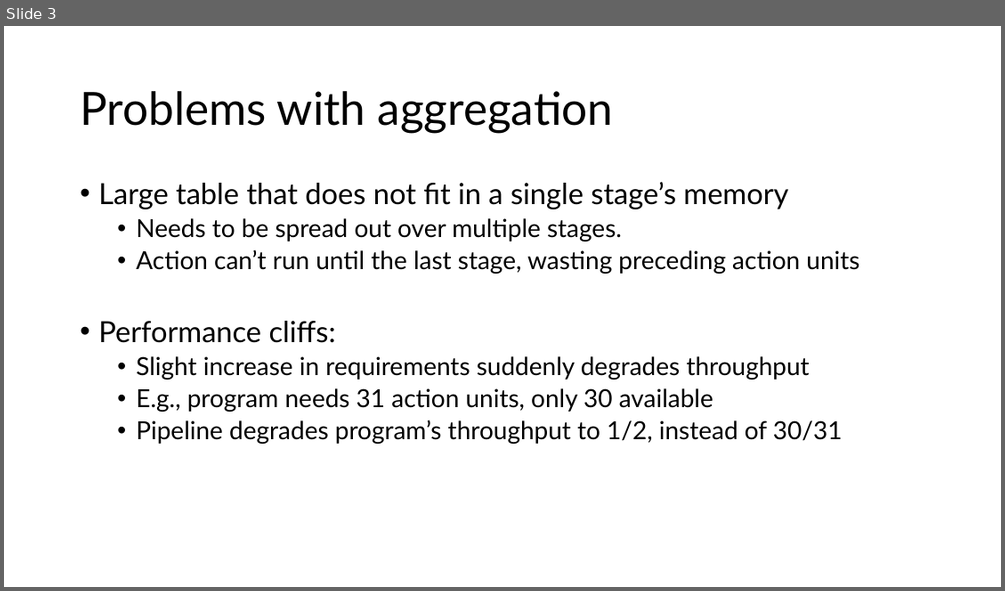
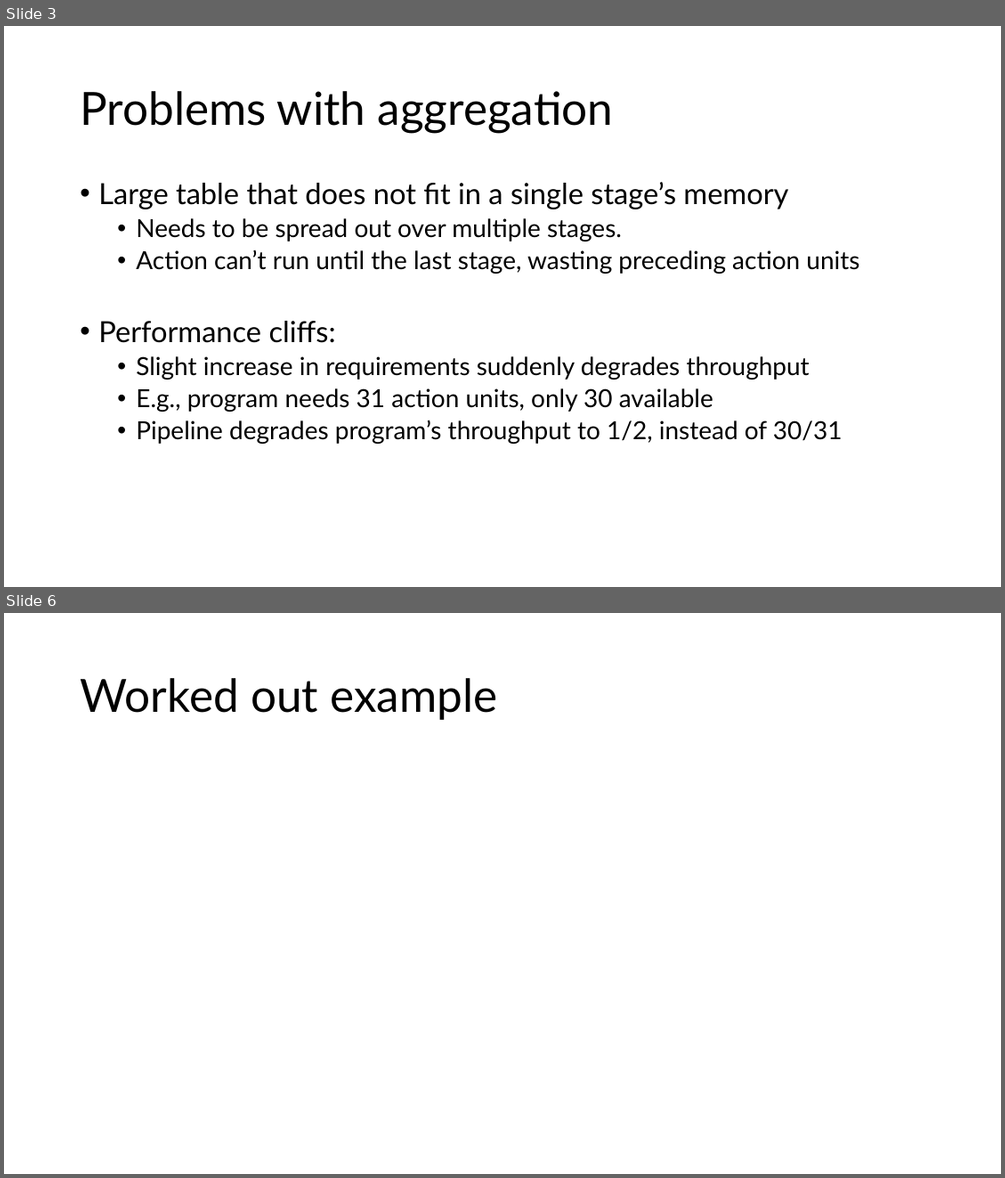
Before and after one commit to anirudhSK/drmt_talk, a slide deck: drmt.pptx. Shown one above the other, each under a label of ours: slide 3 before the commit, slides 3 and 6 after it; the slides between them are not shown. The pictures are 1005x591 and 1005x1178 pixels, drawn with LibreOffice and Linux fonts; fonts in the diff are those of the drawing. Boxes give left, top, right and bottom in pixels: in the first picture for what was removed or moved away, otherwise in the second. Text is boxed around its words. In the diff, an @@ line names an element or a change of style, - is before the commit and + after.

```diff
--- a/drmt.pptx
+++ b/drmt.pptx
@@ slide 6 added at (4, 613, 1001, 1174), background #FFFFFF @@
@@ title added at (80, 678, 497, 720), 44 pt, text #000000 @@
+Worked out example
```
Also in this commit, not shown: 1 slide changed, 4 other slides added.
